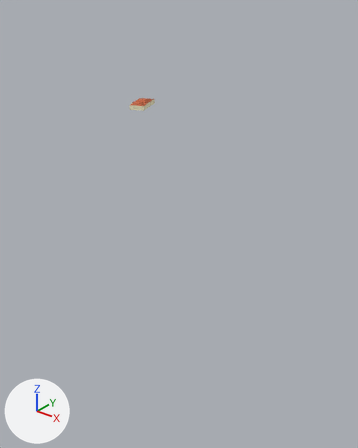
Renders of the glTF model game/models/hero/msb_noord_m20_m17.glb from each side of a commit.
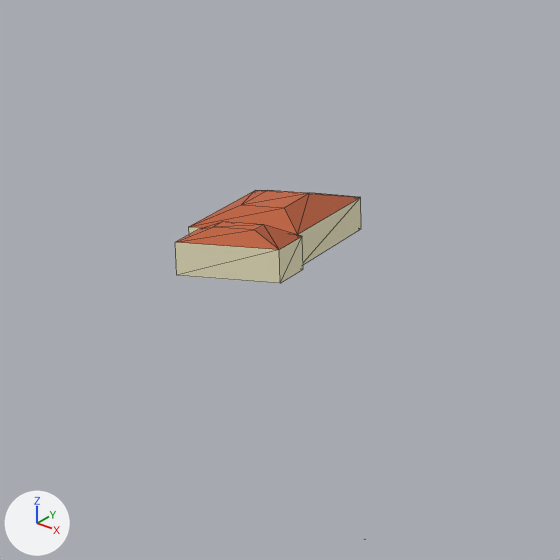
Each version appears first whole from a 50 mm camera at (185.0, -209.0, 85.0) aimed at (48.0, -38.0, -22.0), and next in a close-up on the part from 29% to 51% of the width and 16% to 33% of the height. Lighting does not change. The marker at lower left points along +X, +Y and +Z. The older version's two pictures come first. The close-ups show mesh edges as thin lines. Objects named as collision shapes, trigger or cutter boxes, shadow casters or lower levels of detail are left out. Where no turn or scale is listed for an object, it has been applied to the vertices. Vertices at exactly the same position are counted once.

In view in the first close-up: 'msb_noord_m20_m17_lod0'.
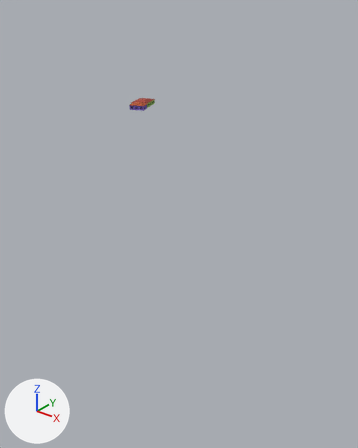
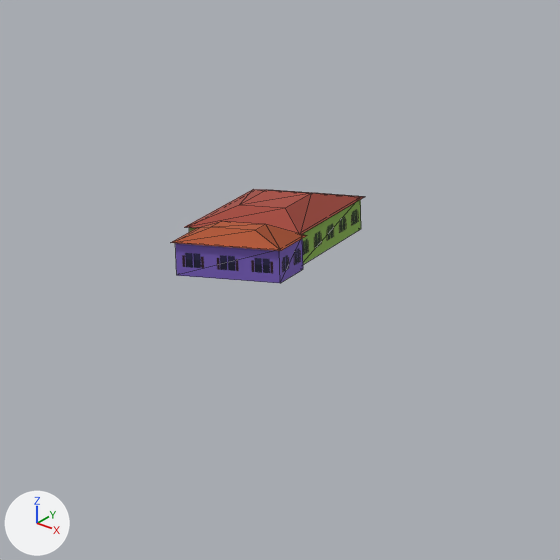
Where the newer file only moved an object's origin or applied its transform, the numbers keep the older frame.

What changed in the scene script:
```text
Add img_ground:
    img_ground = load_image('ground', '_unpacked/ground', 256, 128, 'sRGB')
Add mat_ground:
    mat_ground = bpy.data.materials.new('ground')
    # uses the picture img_ground
Add mat_trim:
    mat_trim = bpy.data.materials.new('trim')
    mat_trim.use_nodes = True; mat_trim.node_tree.nodes.clear()
    _N = mat_trim.node_tree.nodes; _L = mat_trim.node_tree.links
    n0 = _N.new('ShaderNodeBsdfPrincipled'); n0.name = 'Principled BSDF'
    n0.inputs[2].default_value = 0.85  # 'Roughness'
    n1 = _N.new('ShaderNodeOutputMaterial'); n1.name = 'Material Output'
    n2 = _N.new('ShaderNodeVertexColor'); n2.name = 'Color Attribute'
    _L.new(n0.outputs[0], n1.inputs[0])  # 'BSDF' to 'Surface'
    _L.new(n2.outputs[0], n0.inputs[0])  # 'Color' to 'Base Color'
Change me_msb_noord_m20_m17_lod0:
    used by ob_msb_noord_m20_m17_lod0; location = (38.85, -32.85, -2.39)
    remove me_msb_noord_m20_m17_lod0.from_pydata(...)  # 39 vertices, 61 faces; spans x -136.0..136.0, y -130.0..130.0, z -4.0..4.0
    remove me_msb_noord_m20_m17_lod0.materials.append(mat_roof)  # light grey #cfcac0
    add me_msb_noord_m20_m17_lod0.from_pydata(...)  # 48 vertices, 60 faces; spans x -137.0..137.0, y -131.0..131.0, z -4.0..4.0
    me_msb_noord_m20_m17_lod0 part 1
    1 vertex is removed from x -123.0, y 107.0, z 4.0
    21 faces are deleted
    9 vertices are added at x -137.0..-113.0, y 101.0..131.0, z 2.0..4.0
    21 new faces join them, mat_trim
    me_msb_noord_m20_m17_lod0 part 2: 24 faces spanning x -136.0..136.0, y -130.0..130.0, z -4.0..2.0 switch from mat_w4 (beige #f6efc9) to mat_ground
    me_msb_noord_m20_m17_lod0 part 3: 5 faces spanning x -131.0..133.0, y -128.0..124.0, z 1.0..4.0 switch from mat_tile (orange #c4643e) to mat_trim
    other edits to the shape of me_msb_noord_m20_m17_lod0 do not show in these pictures
```

What differs and where, as boxes (x1, y1, x2, y2) in the close-ups (560 x 560 px; the box of a moved part takes in the faces that stretch with it):
'msb_noord_m20_m17_lod0', reshaped: before (175, 190, 365, 540); after (171, 189, 364, 283)
part 1 of me_msb_noord_m20_m17_lod0, moved or reshaped: before (177, 190, 360, 250); after (171, 189, 364, 251)
part 2 of me_msb_noord_m20_m17_lod0, recoloured (darker): (175, 199, 361, 283) in both
part 3 of me_msb_noord_m20_m17_lod0, recoloured: (219, 190, 309, 230) in both
